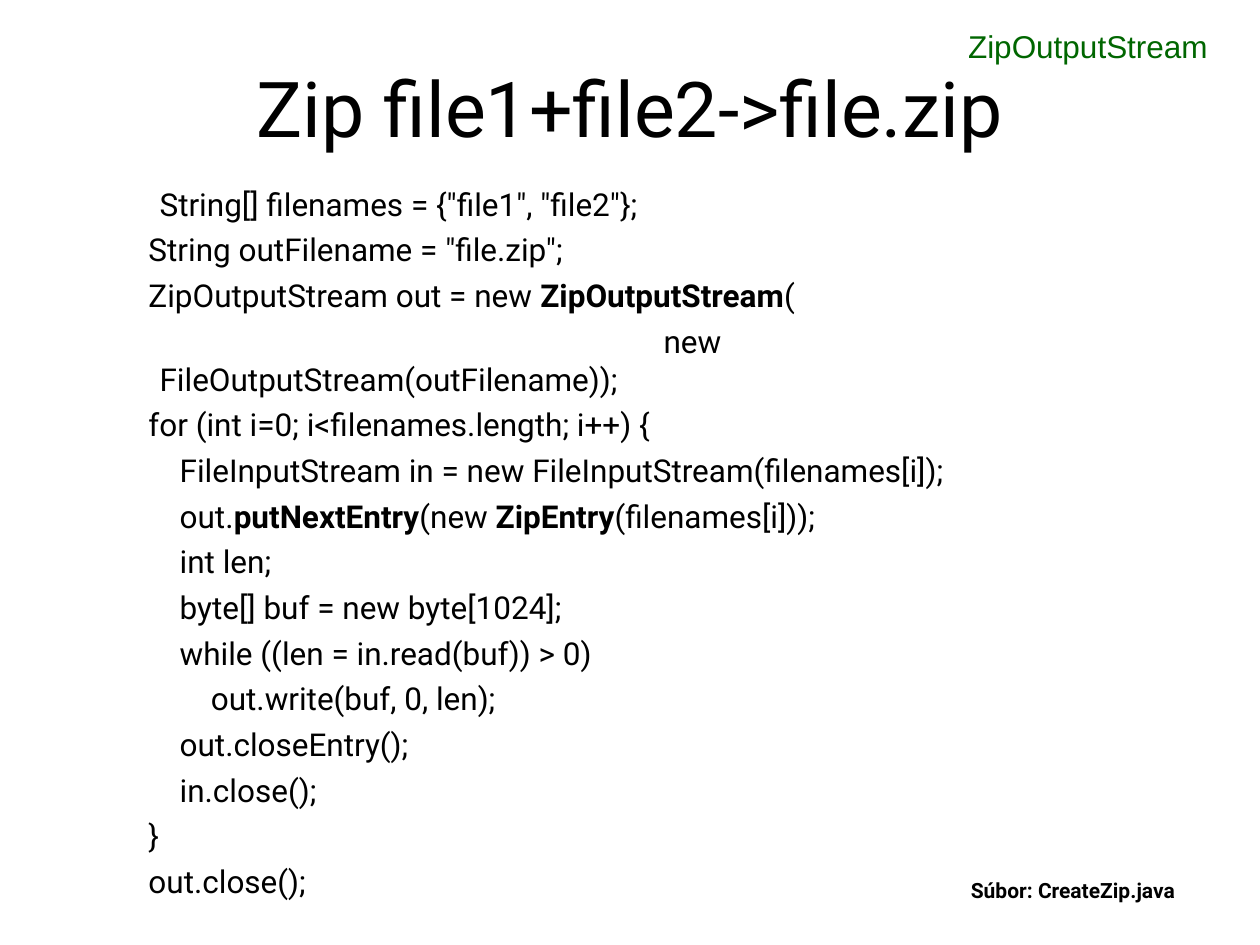
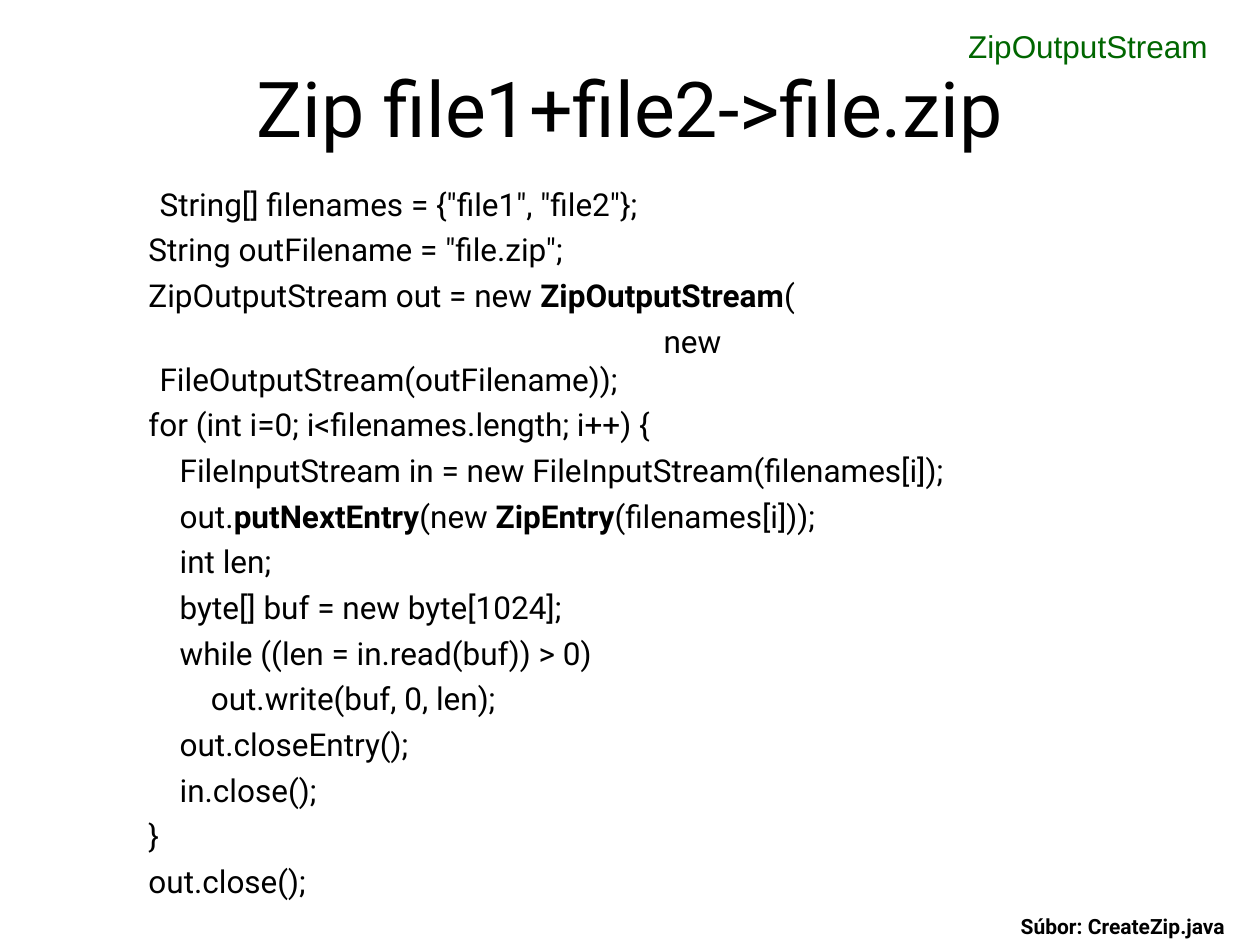
Before and after one commit to Programovanie4/Prednasky, a slide deck: slide 43 of 07/07_java.ppt (slide 41 before the commit). Drawn at 1260x945 pixels with LibreOffice and Linux fonts; fonts in the diff are those of the drawing. Boxes give left, top, right and bottom in pixels: in the first picture for what was removed or moved away, otherwise in the second. Text is boxed around its words. In the diff, an @@ line names an element or a change of style, - is before the commit and + after.

```diff
--- a/07/07_java.ppt
+++ b/07/07_java.ppt
@@ text "Súbor: CreateZip.java": place and size @@
-text "Súbor: CreateZip.java" at (971, 882, 1175, 903)
+text "Súbor: CreateZip.java" at (1021, 918, 1225, 939)
```
Also in this commit, not shown: 10 other slides changed, 2 slides added, 3 other files.
